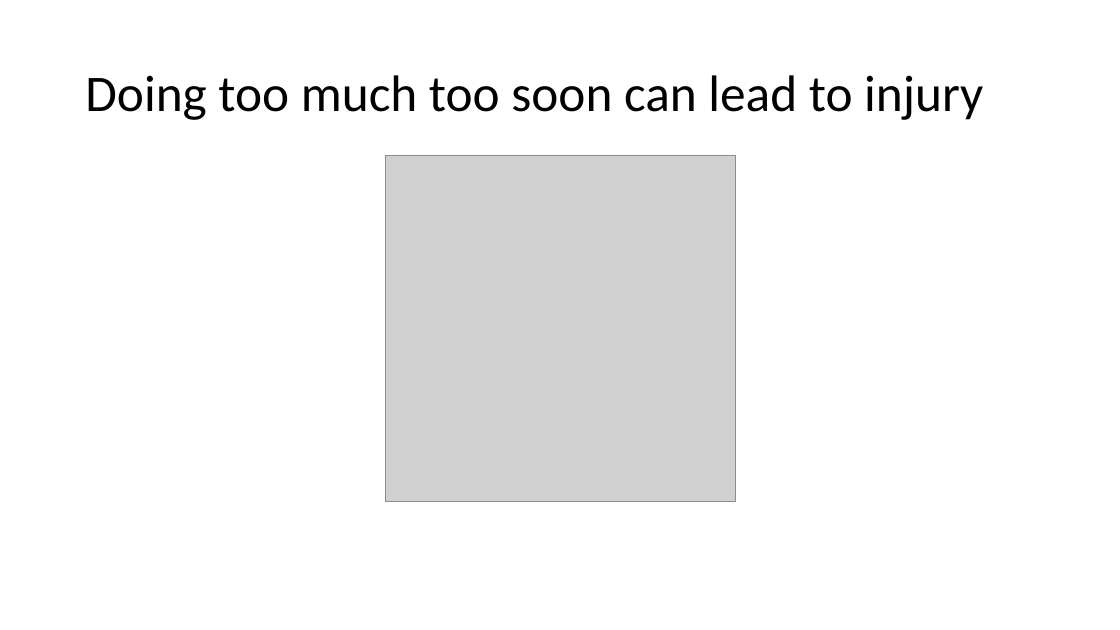
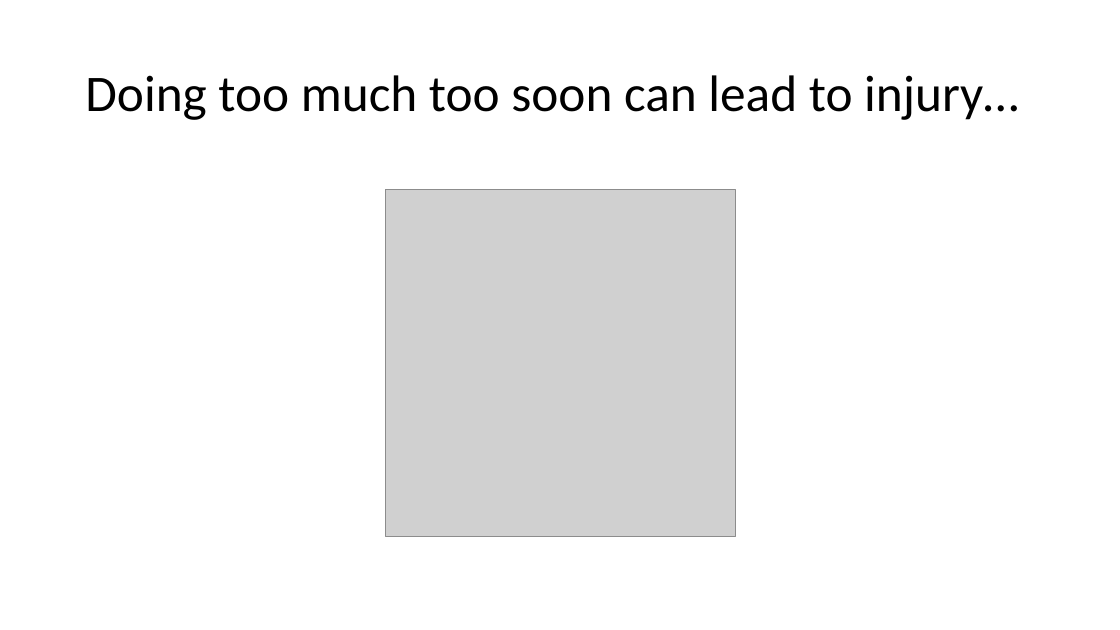
Before and after one commit to MikeKSmith/RStudioConf2020, a slide deck: slide 12 of Learn to teach_MikeKSmith.pptx (slide 14 before the commit). Drawn at 1120x630 pixels with LibreOffice and Linux fonts; fonts in the diff are those of the drawing; grey boxes stand for pictures. Boxes give left, top, right and bottom in pixels: in the first picture for what was removed or moved away, otherwise in the second. Text is boxed around its words. In the diff, an @@ line names an element or a change of style, - is before the commit and + after.

```diff
--- a/Learn to teach_MikeKSmith.pptx
+++ b/Learn to teach_MikeKSmith.pptx
@@ title at (x1=85, y1=75, x2=1019, y2=120): text changed @@
-Doing too much too soon can lead to injury
+Doing too much too soon can lead to injury…
@@ picture moved from (x1=385, y1=155, x2=735, y2=502) to (x1=385, y1=190, x2=735, y2=536) @@
```
Also in this commit, not shown: 5 other slides changed, 4 slides added, 15 slides removed.
